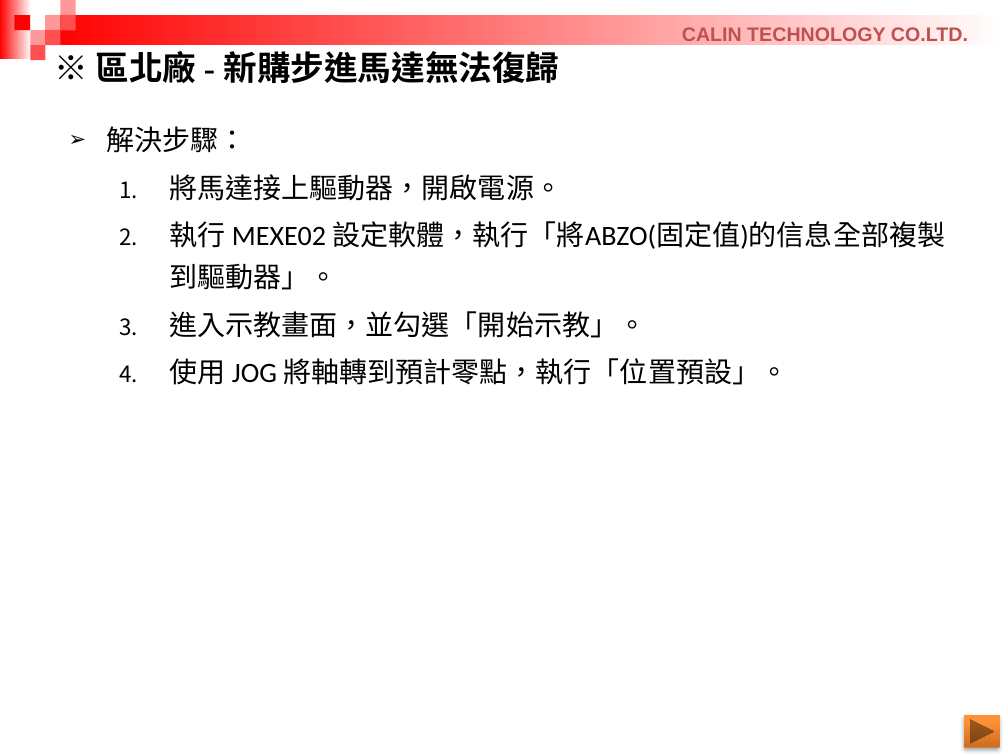
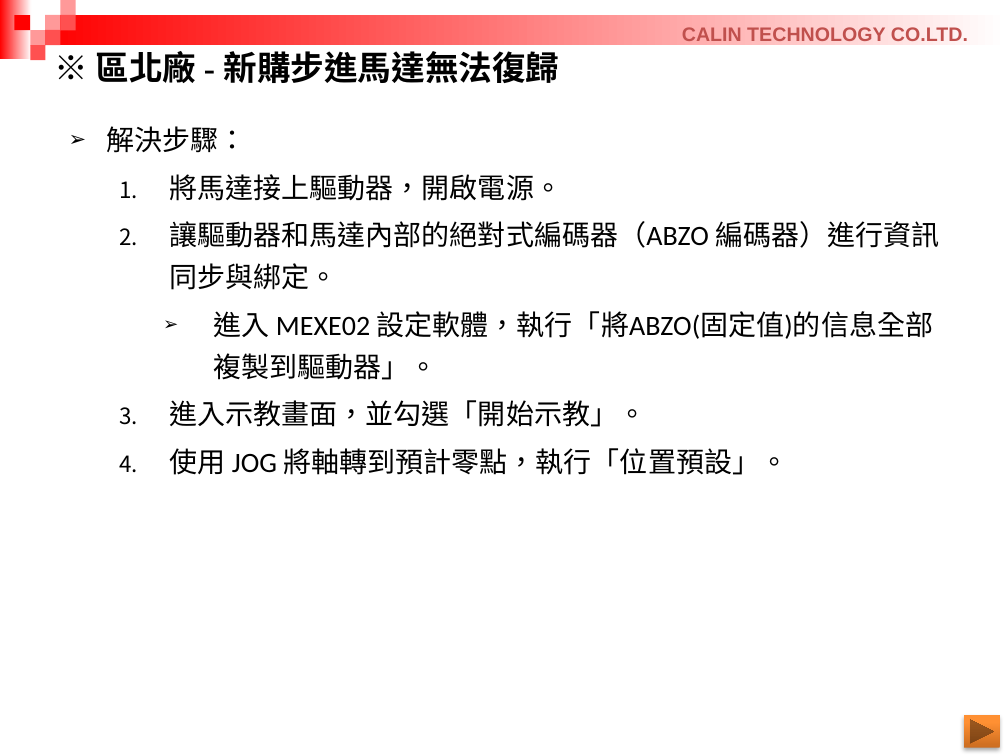
Before and after one commit to RaphWu/GitExchange, a slide deck: slide 10 of 交換/20260922/治工具設計課週報_吳仁中 20260922.pptx. Drawn at 1008x756 pixels with LibreOffice and Linux fonts; fonts in the diff are those of the drawing. Boxes give left, top, right and bottom in pixels: in the first picture for what was removed or moved away, otherwise in the second. Text is boxed around its words. In the diff, an @@ line names an element or a change of style, - is before the commit and + after.

```diff
--- a/交換/20260922/治工具設計課週報_吳仁中 20260922.pptx
+++ b/交換/20260922/治工具設計課週報_吳仁中 20260922.pptx
@@ text at (169,221,939,380): text changed @@
-  2. 執行 MEXE02 設定軟體，執行「將ABZO(固定值)的信息全部複製到驅動器」。
+  2. 讓驅動器和馬達內部的絕對式編碼器（ABZO 編碼器）進行資訊同步與綁定。
+    ➢ 進入 MEXE02 設定軟體，執行「將ABZO(固定值)的信息全部複製到驅動器」。
```
Also in this commit, not shown: 3 other slides changed.
